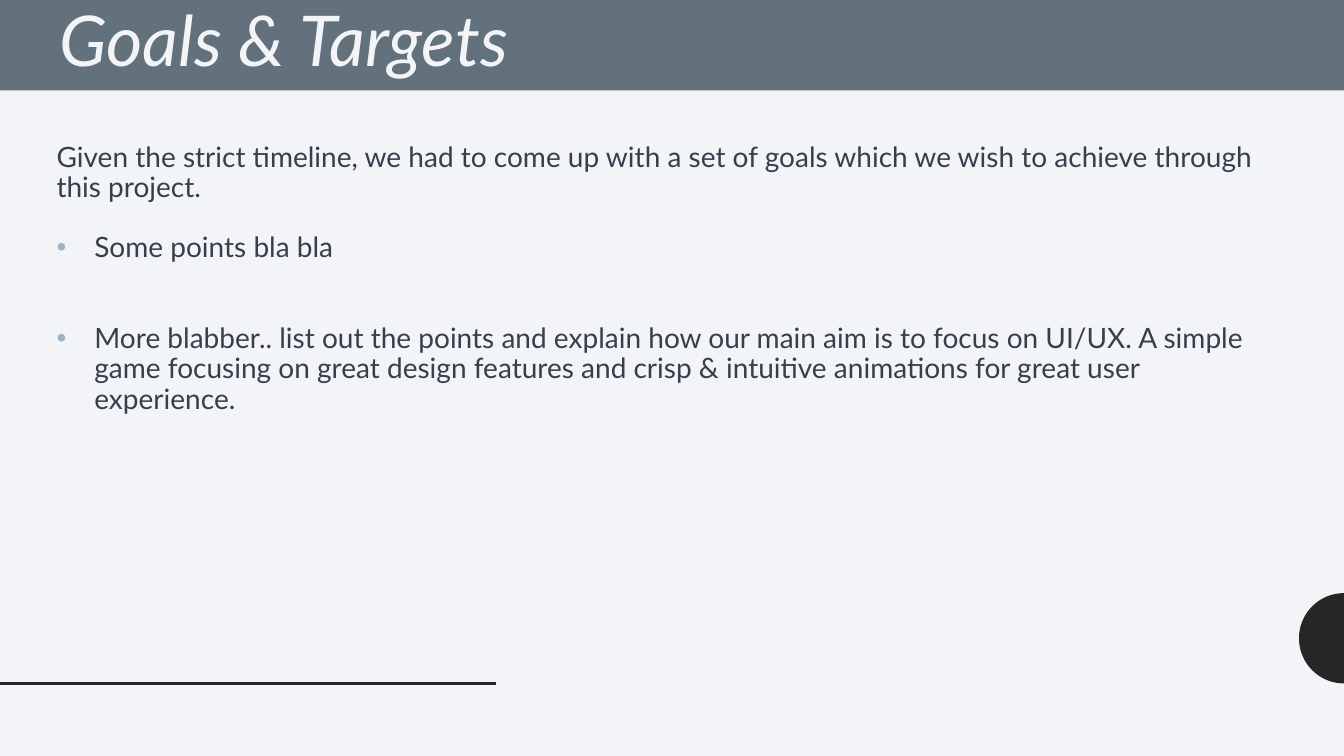
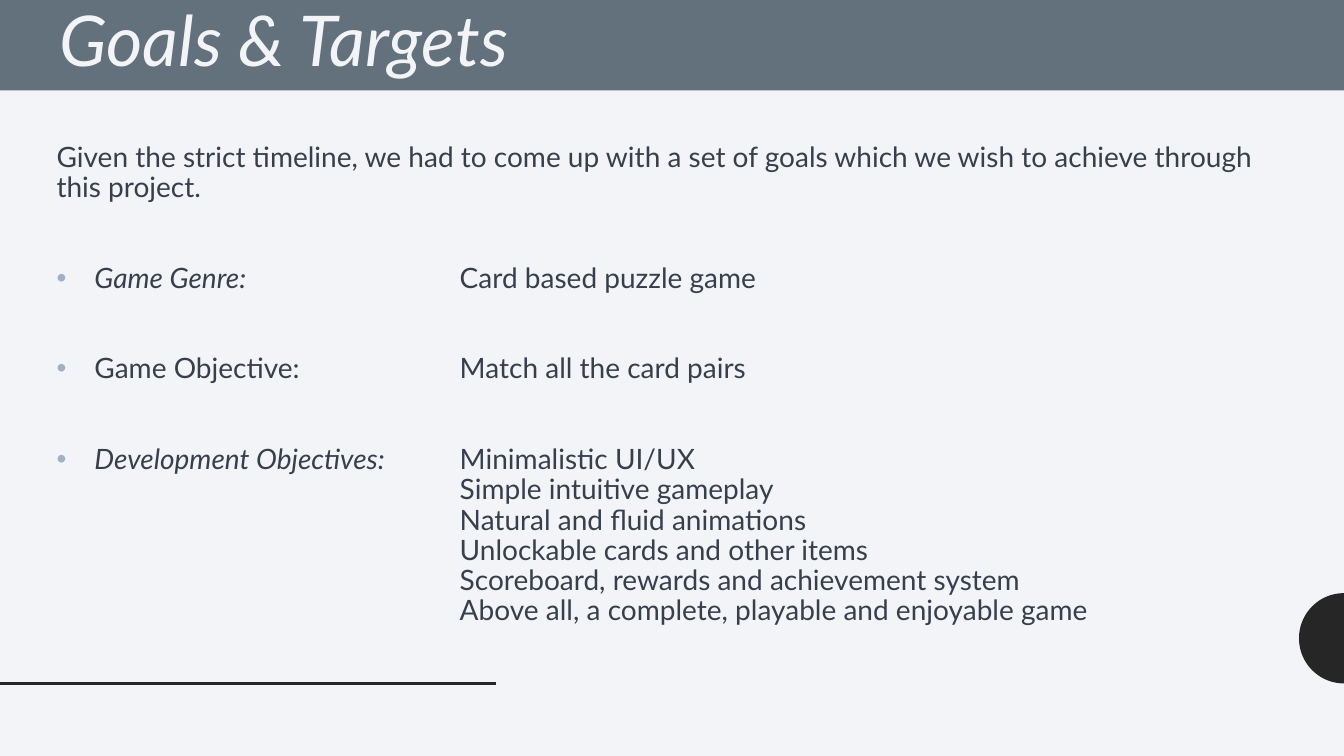
Before and after one commit to rahul-rkt/ColorMemory, a slide deck: slide 2 of Documentation/Game Plan.pptx. Drawn at 1344x756 pixels with LibreOffice and Linux fonts; fonts in the diff are those of the drawing. Boxes give left, top, right and bottom in pixels: in the first picture for what was removed or moved away, otherwise in the second. Text is boxed around its words. In the diff, an @@ line names an element or a change of style, - is before the commit and + after.

Commit message:
Game Plan Submitted

```diff
--- a/Documentation/Game Plan.pptx
+++ b/Documentation/Game Plan.pptx
@@ text at (x1=94, y1=267, x2=1087, y2=625): text changed @@
-• Some points bla bla
-• More blabber.. list out the points and explain how our main aim is to focus on UI/UX. A simple game focusing on great design features and crisp & intuitive animations for great user experience.
+• Game Genre: Card based puzzle game
+• Game Objective: Match all the card pairs
+• Development Objectives: Minimalistic UI/UX
+Simple intuitive gameplay
+Natural and fluid animations
+Unlockable cards and other items
+Scoreboard, rewards and achievement system
+Above all, a complete, playable and enjoyable game
```
Also in this commit, not shown: 8 other slides changed, 4 other files.
